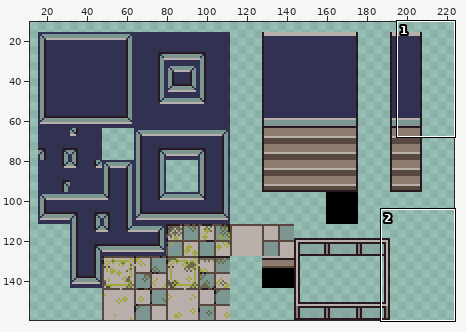
Edited in one commit: sprite sheet (assets/sprites/tilesets/tile_hallway_dream.png). Above: a wide view before the commit, with the close-up outlined.
Close-up. First the earlier version:
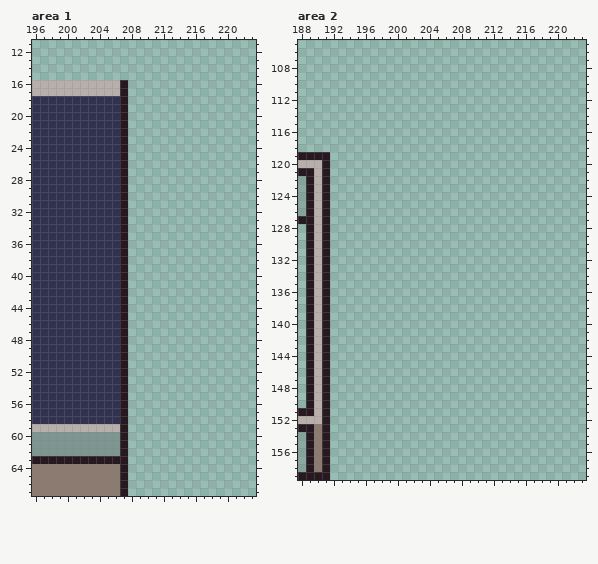
The file is 224x160 pixels. Shown: area 1: x 196..223, y 11..67; area 2: x 188..223, y 105..159. The wide view leaves out empty margins.
The same view after the edit:
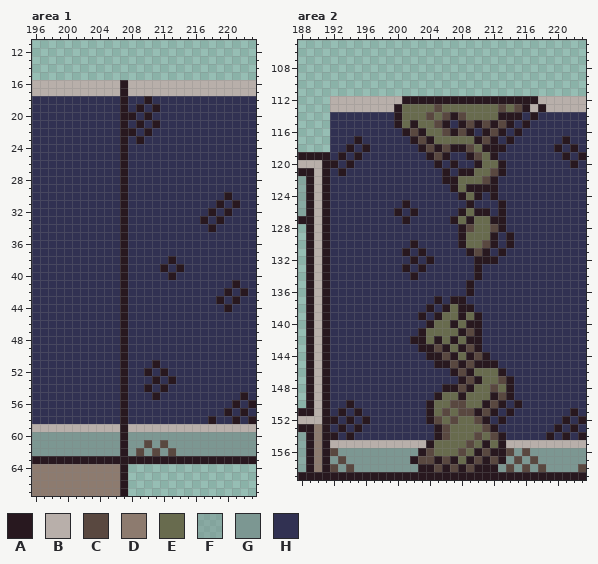
Palette (. is transparent): A #28181f  B #b8afaa  C #594840  D #8d7b6f  E #686b4e  F #7c979283  G #7c9792  H #313152
Log entry: grunge wall tiles
The exact change:
Area 1:
y 16..17: x 208..223 ................ -> BBBBBBBBBBBBBBBB
y 18: x 208..223 ................ -> HHAHHHHHHHHHHHHH
y 19: x 208..223 ................ -> HAHAHHHHHHHHHHHH
y 20: x 208..223 ................ -> AHAHHHHHHHHHHHHH
y 21: x 208..223 ................ -> HAHAHHHHHHHHHHHH
y 22: x 208..223 ................ -> AHAHHHHHHHHHHHHH
y 23: x 208..223 ................ -> HAHHHHHHHHHHHHHH
y 24..29: x 208..223 ................ -> HHHHHHHHHHHHHHHH
y 30: x 208..223 ................ -> HHHHHHHHHHHHAHHH
y 31: x 208..223 ................ -> HHHHHHHHHHHAHAHH
y 32: x 208..223 ................ -> HHHHHHHHHHAHAHHH
y 33: x 208..223 ................ -> HHHHHHHHHAHAHHHH
y 34: x 208..223 ................ -> HHHHHHHHHHAHHHHH
y 35..37: x 208..223 ................ -> HHHHHHHHHHHHHHHH
y 38: x 208..223 ................ -> HHHHHAHHHHHHHHHH
y 39: x 208..223 ................ -> HHHHAHAHHHHHHHHH
y 40: x 208..223 ................ -> HHHHHAHHHHHHHHHH
y 41: x 208..223 ................ -> HHHHHHHHHHHHHAHH
y 42: x 208..223 ................ -> HHHHHHHHHHHHAHAH
y 43: x 208..223 ................ -> HHHHHHHHHHHAHAHH
y 44: x 208..223 ................ -> HHHHHHHHHHHHAHHH
y 45..50: x 208..223 ................ -> HHHHHHHHHHHHHHHH
y 51: x 208..223 ................ -> HHHAHHHHHHHHHHHH
y 52: x 208..223 ................ -> HHAHAHHHHHHHHHHH
y 53: x 208..223 ................ -> HHHAHAHHHHHHHHHH
y 54: x 208..223 ................ -> HHAHAHHHHHHHHHHH
y 55: x 208..223 ................ -> HHHAHHHHHHHHHHAH
y 56: x 208..223 ................ -> HHHHHHHHHHHHHAHA
y 57: x 208..223 ................ -> HHHHHHHHHHHHAHAH
y 58: x 208..223 ................ -> HHHHHHHHHHAHHAHA
y 59: x 208..223 ................ -> BBBBBBBBBBBBBBBB
y 60: x 208..223 ................ -> GGGGGGGGGGGGGGGG
y 61: x 208..223 ................ -> GGCGCGGGGGGGGGGG
y 62: x 208..223 ................ -> GCGCGCGGGGGGGGGG
y 63: x 208..223 ................ -> AAAAAAAAAAAAAAAA
Area 2:
y 112: x 192..223 ................................ -> BBBBBBBBBAAAAAAAAAAAAAAAAABBBBBB
y 113: x 192..223 ................................ -> BBBBBBBBAEEEECEEEEEEECECABABBBBB
y 114: x 192..223 ................................ -> HHHHHHHHAEEECECACEEEEAAAHAHHHHHH
y 115: x 192..223 ................................ -> HHHHHHHHAEAEECAHACACACAHAHHHHHHH
y 116: x 192..223 ................................ -> HHHHHHHHHACAEECACAHACAHAHHHHHHHH
y 117: x 192..223 ................................ -> HHHAHHHHHHACAEEEEEACAHAHHHHHHAHH
y 118: x 192..223 ................................ -> HHAHAHHHHHHACACAACEAAAHHHHHHAHAH
y 119: x 192..223 ................................ -> HAHAHHHHHHHHACAHHACEAHHHHHHHHAHA
y 120: x 192..223 ................................ -> AHAHHHHHHHHHHAHAHHAEEAHHHHHHHHAH
y 121: x 192..223 ................................ -> HAHHHHHHHHHHHHAHAAEECAHHHHHHHHHH
y 122: x 192..223 ................................ -> HHHHHHHHHHHHHHAAEEECAHHHHHHHHHHH
y 123: x 192..223 ................................ -> HHHHHHHHHHHHHHHAEAAAAHHHHHHHHHHH
y 124: x 192..223 ................................ -> HHHHHHHHHHHHHHHHAEAHAHHHHHHHHHHH
y 125: x 192..223 ................................ -> HHHHHHHHHAHHHHHHHAHHHAHHHHHHHHHH
y 126: x 192..223 ................................ -> HHHHHHHHAHAHHHHHAEAAHAHHHHHHHHHH
y 127: x 192..223 ................................ -> HHHHHHHHHAHHHHHAEAEEAAHHHHHHHHHH
y 128: x 192..223 ................................ -> HHHHHHHHHHHHHHHHACEECAHHHHHHHHHH
y 129: x 192..223 ................................ -> HHHHHHHHHHHHHHHHAEEEAHAHHHHHHHHH
y 130: x 192..223 ................................ -> HHHHHHHHHHAHHHHHAEECAHAHHHHHHHHH
y 131: x 192..223 ................................ -> HHHHHHHHHAHAHHHHHACAHAHHHHHHHHHH
y 132: x 192..223 ................................ -> HHHHHHHHHHAHAHHHHHAAAHHHHHHHHHHH
y 133: x 192..223 ................................ -> HHHHHHHHHAHAHHHHHHAHHHHHHHHHHHHH
y 134: x 192..223 ................................ -> HHHHHHHHHHAHHHHHHHAHHHHHHHHHHHHH
y 135..136: x 192..223 ................................ -> HHHHHHHHHHHHHHHHHAHHHHHHHHHHHHHH
y 137: x 192..223 ................................ -> HHHHHHHHHHHHHAHAAHHHHHHHHHHHHHHH
y 138: x 192..223 ................................ -> HHHHHHHHHHHHAHAEAAHHHHHHHHHHHHHH
y 139: x 192..223 ................................ -> HHHHHHHHHHHAHAEEAEAHHHHHHHHHHHHH
y 140: x 192..223 ................................ -> HHHHHHHHHHHHAEEAEAAHHHHHHHHHHHHH
y 141: x 192..223 ................................ -> HHHHHHHHHHHAEEEEACAHHHHHHHHHHHHH
y 142: x 192..223 ................................ -> HHHHHHHHHHAAEAEAEAAHHHHHHHHHHHHH
y 143: x 192..223 ................................ -> HHHHHHHHHHHAACAEACAHHHHHHHHHHHHH
y 144: x 192..223 ................................ -> HHHHHHHHHHHHAACAEACAHHHHHHHHHHHH
y 145: x 192..223 ................................ -> HHHHHHHHHHHHHAACACAAAHHHHHHHHHHH
y 146: x 192..223 ................................ -> HHHHHHHHHHHHHHHACAEEEAHHHHHHHHHH
y 147: x 192..223 ................................ -> HHHHHHHHHHHHHHHHACAEECAHHHHHHHHH
y 148: x 192..223 ................................ -> HHHHHHHHHHHHHHAACAEECEAHHHHHHHHH
y 149: x 192..223 ................................ -> HHHHHHHHHHHHHAEEAEEEACAHHHHHHHHH
y 150: x 192..223 ................................ -> HHAHHHHHHHHHAEECCEEACAHAHHHHHHHH
y 151: x 192..223 ................................ -> HAHAHHHHHHHHAECECCACAHAHHHHHHHAH
y 152: x 192..223 ................................ -> AHAHAHHHHHHHACECEECAHAHHHHHHHAHA
y 153: x 192..223 ................................ -> HAHAHHHHHHHHHACEEEECAHHHHHHHAHAH
y 154: x 192..223 ................................ -> AHAHHHHHHHHHHACEEECECAHHHHHAHAHA
y 155: x 192..223 ................................ -> BBBBBBBBBBBBAEEEECEAEABBBBBBBBBB
y 156: x 192..223 ................................ -> CGGGGGGGGGGACEEECEACAACGCGGGGGGG
y 157: x 192..223 ................................ -> GCGGGGGGGGACCACAEACACAGCGCGGGGGG
y 158: x 192..223 ................................ -> CGCGGGGGGGGAACACACAAAGCGCGCGGGGC
y 159: x 192..223 ................................ -> AAAAAAAAAAAAAAAAAAAAAAAAAAAAAAAA
Where, in picture pixels (left, top, right, bottom), the same in both close-ups:
added: (128, 80, 256, 464)
added: (330, 96, 586, 480)
